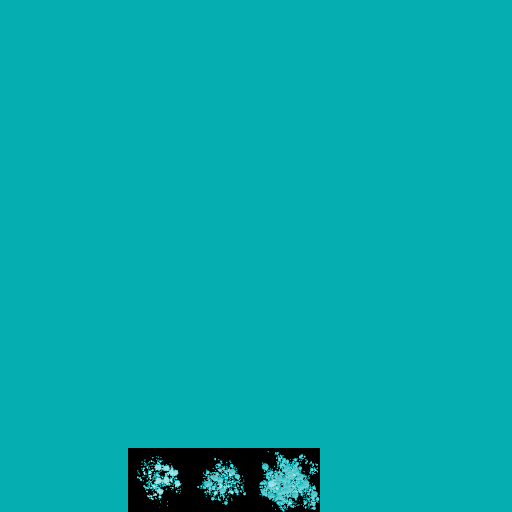
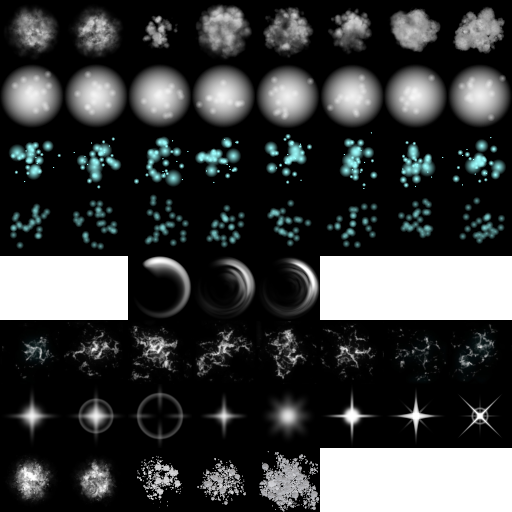
Before/after of a w=512, h=512 layered artwork. What changed in the layer stack:
hid "blood color" over [0, 0, 512, 512]
